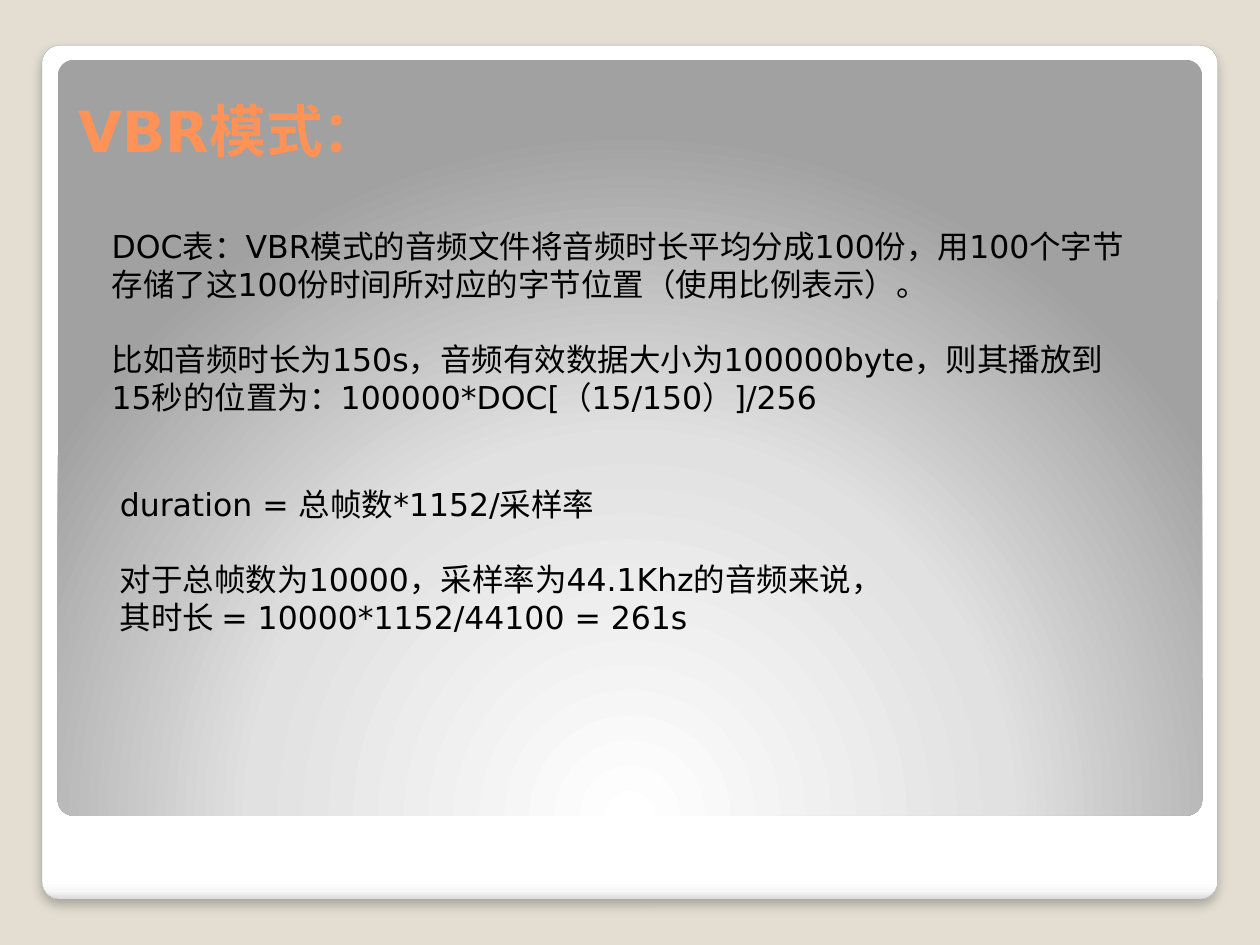
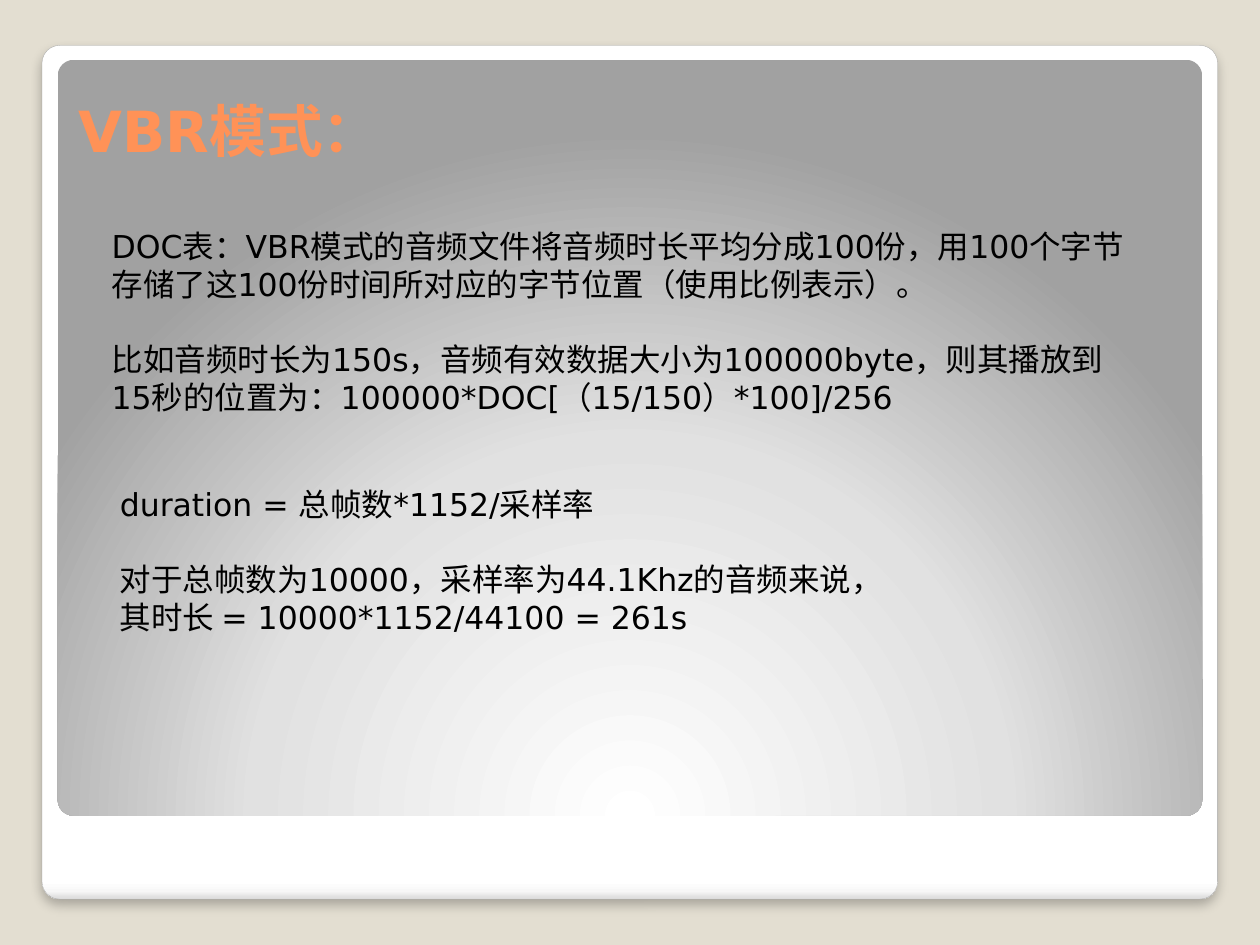
Before and after one commit to wanls4583/mp3player, a slide deck: slide 14 of AudioContext.pptx. Drawn at 1260x945 pixels with LibreOffice and Linux fonts; fonts in the diff are those of the drawing. Boxes give left, top, right and bottom in pixels: in the first picture for what was removed or moved away, otherwise in the second. Text is boxed around its words. In the diff, an @@ line names an element or a change of style, - is before the commit and + after.

```diff
--- a/AudioContext.pptx
+++ b/AudioContext.pptx
@@ text at (112, 344, 1104, 413): text changed @@
-比如音频时长为150s，音频有效数据大小为100000byte，则其播放到15秒的位置为：100000*DOC[（15/150）]/256
+比如音频时长为150s，音频有效数据大小为100000byte，则其播放到15秒的位置为：100000*DOC[（15/150）*100]/256
```
Also in this commit, not shown: 1 other slide changed, 3 other files.
